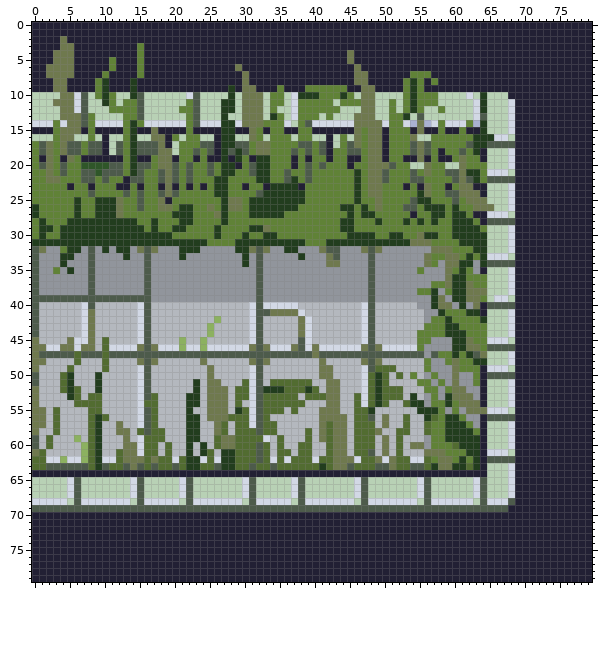
One commit to this sprite sheet: GreatMeadow/Assets/Features/Maze_Namespace/Tiles/TileSprites/West.png. This is how it looked before the edit.
The file is 80x80 pixels. Colours within 5 levels of each other are drawn and written as one.
Once edited:
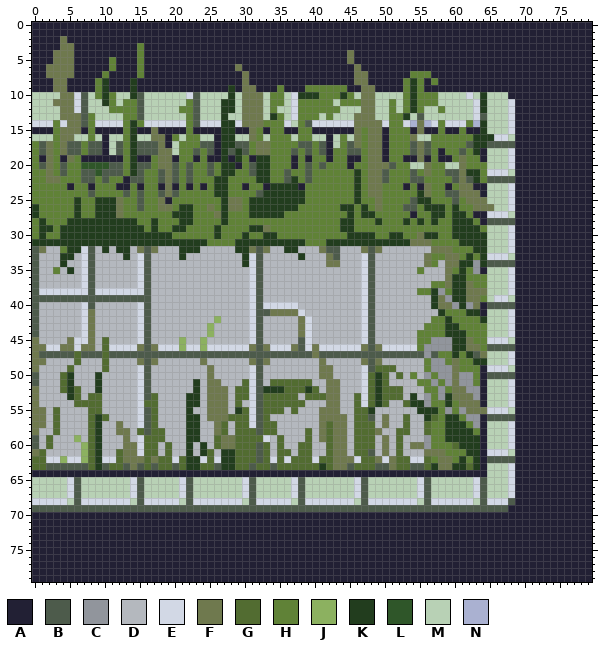
Palette (. is transparent): A #222034  B #4d5b4b  C #91959c  D #b4b8be  E #d2d8e5  F #6f794e  G #526c31  H #608237  J #8cb160  K #223d1e  L #2f5629  M #b8d1b5  N #aab1d1
The edit:
Colour C gives way to colour D in row 32 at x 2 to 3, 9, 11, 14, 18 to 20, 24 to 28, 34 to 35, 38 to 40, 44 to 46 and 50 to 56; in row 33 at x 1 to 3, 6, 9 to 12, 14, 17 to 20, 22 to 29, 33 to 37, 39 to 41, 44 to 46 and 49 to 55; in row 34 at x 1 to 3, 5 to 6, 9 to 14, 17 to 29, 33 to 41, 44 to 46, 49 to 55 and 58; in row 35 at x 1 to 2, 4, 6, 9 to 14, 17 to 30, 33 to 46, 49 to 54 and 56 to 58; in row 36 at x 1 to 6, 9 to 14, 17 to 30, 33 to 46 and 49 to 58; in row 37 at x 1 to 6, 9 to 14, 17 to 30, 33 to 46 and 49 to 56.
Colour C gives way to colour D in row 38 at x 17 to 30, 33 to 46 and 49 to 54; in row 39 at x 17 to 30, 33 to 46 and 49 to 56; in row 40 at x 55 to 56; in row 41 at x 56 to 57; in row 42 at x 56.
Colour C gives way to colour E in row 32 at x 7; in rows 33 to 37 at x 7, 15, 31 and 47; in row 38 at x 1 to 7, 9 to 15, 31 and 47; in row 39 at x 31 and 47.
Boxes around the changes in both pictures, in picture pixels (x1, y1, x2, y2):
changed: (39, 246, 445, 323)
